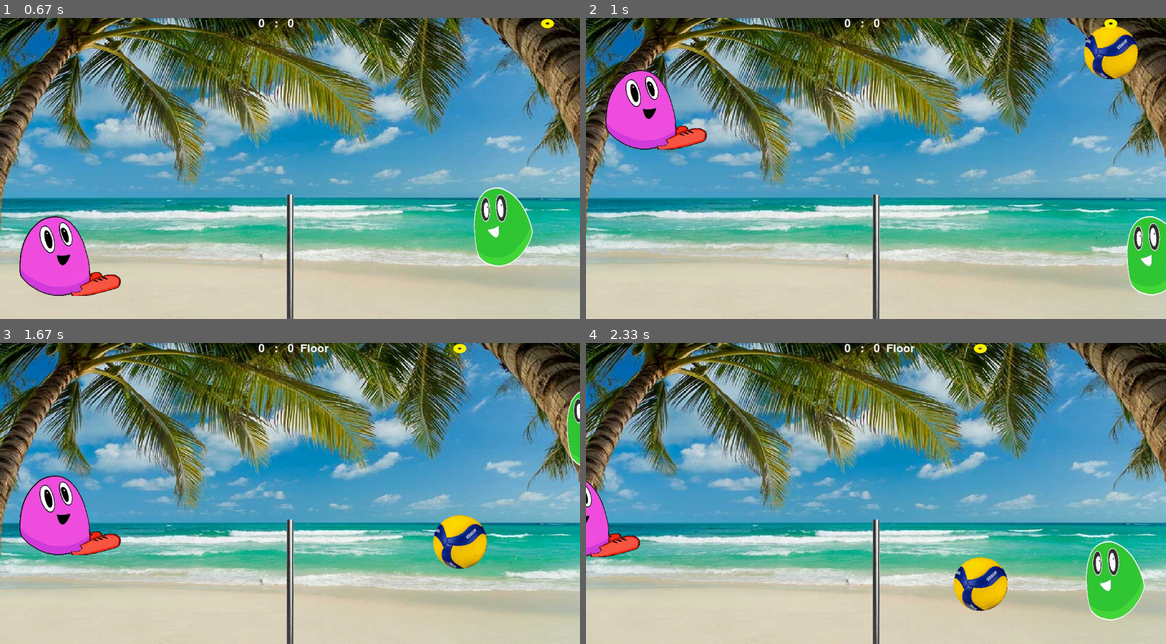
Above: before the commit, frames 1-4 (two rows, left to right).
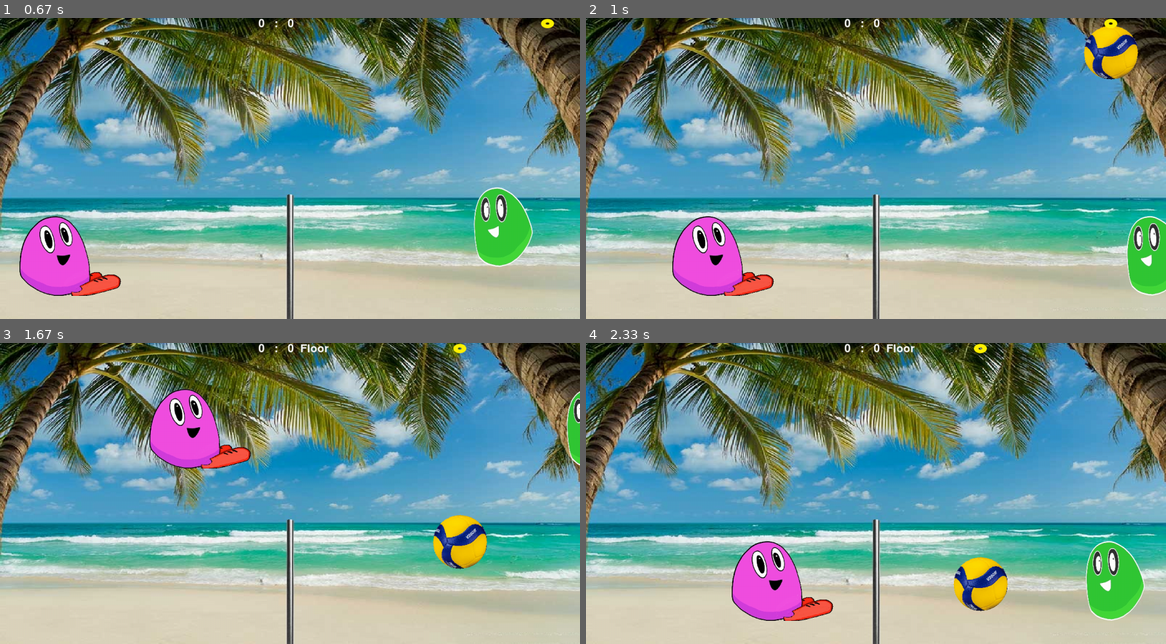
Above: after the commit, the same moments.

Repository: 3strategy/pygameBlobby
Game: pygame game, started from pyGameBlobby.py
Same seed, same stepped clock (60 frames per second), same inputs: the game is played once before the commit and once after it.
Inputs:
- Up to frame 1 (0.67 s): tap Up at 0.33 s
- Up to frame 2 (1 s): hold D from 0.67 s (still down); hold Right from 0.67 s (still down)
- Up to frame 3 (1.67 s): release D at 1.13 s; release Right at 1.13 s; hold W 1.17-1.47 s; hold Up 1.17-1.47 s; hold D from 1.5 s (still down); hold Right from 1.5 s (still down)
- Up to frame 4 (2.33 s): release D at 1.97 s; release Right at 1.97 s; hold A from 2 s (still down); hold Left from 2 s (still down)

Frame 1 is identical in both runs. In frame 2, 5.8% of the frame differs, in the area x 3-33%, y 17-93%; in frame 3, 5.8%, in the area x 3-44%, y 15-71%; in frame 4, 4.0%.

Commit message:
back to standard leftplayer keys

Diff:
--- a/player.py
+++ b/player.py
@@ -26,10 +26,10 @@
         if side == "left":
             SharedSprite.__init__(self, 'blobby6.webp', 0.3, True)
             self.sign = 1
-            self.upKey = K_d
-            self.downKey = K_LALT
+            self.upKey = K_w
+            self.downKey = K_s
             self.leftKey = K_a
-            self.rightKey = K_c
+            self.rightKey = K_d
         elif "right" == side:
             SharedSprite.__init__(self, 'blobbygreen.webp', 0.5)
             self.sign = -1
